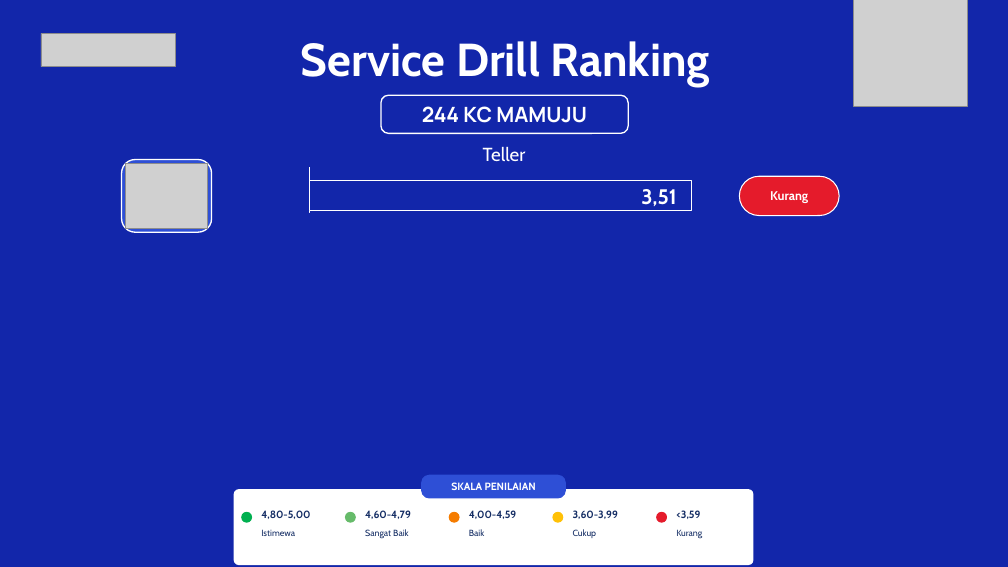
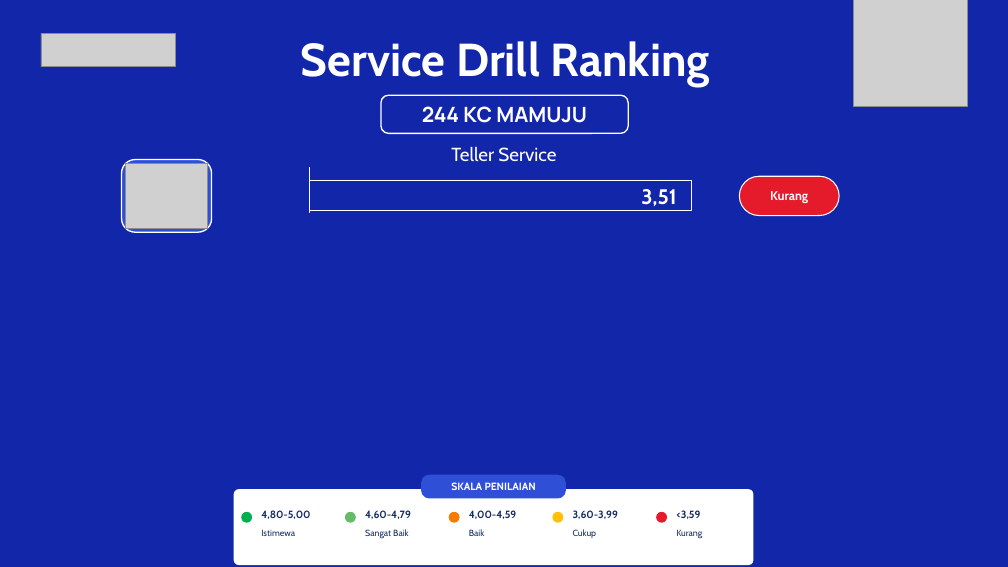
Before and after one commit to hengkiyudijanto/btn-sip, a slide deck: slide 2 of ranking-prod.pptx. Drawn at 1008x567 pixels with LibreOffice and Linux fonts; fonts in the diff are those of the drawing; grey boxes stand for pictures; background and template pictures are left out. Boxes give left, top, right and bottom in pixels: in the first picture for what was removed or moved away, otherwise in the second. Text is boxed around its words. In the diff, an @@ line names an element or a change of style, - is before the commit and + after.

```diff
--- a/ranking-prod.pptx
+++ b/ranking-prod.pptx
@@ text at bbox=[451, 147, 556, 162]: text changed @@
-Teller
+Teller Service
```
Also in this commit, not shown: 10 other files.
